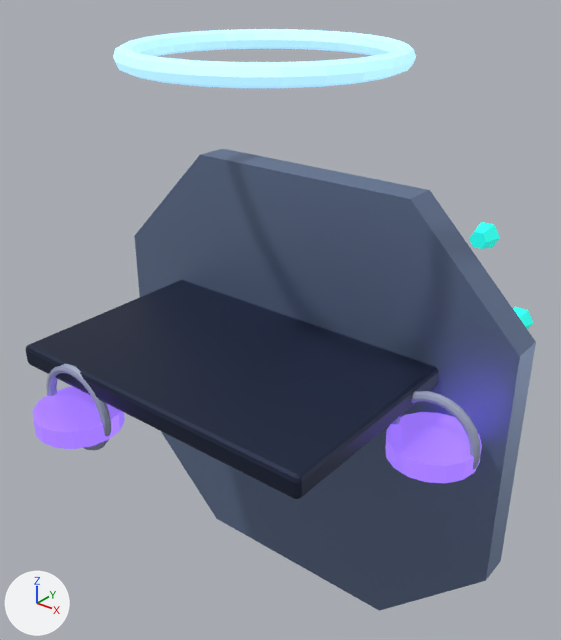
The Blender file assets/models/source/buildings/factions/lumen_core.blend as it was, and as the next commit left it.
The view is the same before and after, from a 50 mm camera at (2.45, -2.94, 2.42) aimed at (-0.19, 0.35, 0.38). Every picture has the same lights, and +X, +Y and +Z are marked at lower left. The older version comes first.

The first picture shows 'Floating central armor slab', 'Flux suspension pad', 'Flux suspension pad.002', 'Geometric levitation plinth', 'Magnetic containment lip', 'Magnetic containment lip.002', 'Prismatic scan ring' and 2 more.
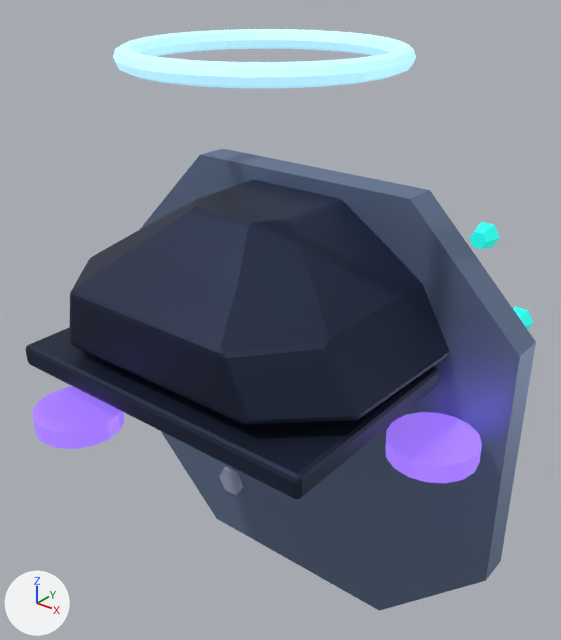
Diff of the bpy script that builds the scene:
```diff
--- a/assets/models/source/buildings/factions/lumen_core.blend.py
+++ b/assets/models/source/buildings/factions/lumen_core.blend.py
@@ me_command_lattice___faceted_levitation_vault___designed_hard_surface_mesh @@
+me_command_lattice___faceted_levitation_vault___designed_hard_surface_mesh.from_pydata(...)  # 40 vertices, 34 faces; spans x -0.99..0.99, y -0.9..0.98, z 0.43..1.25
+me_command_lattice___faceted_levitation_vault___designed_hard_surface_mesh.materials.append(mat_lumen___dark)  # dark blue #2c354d
@@ me_faceted_gravitic_foot___facet_mesh_002 @@
+me_faceted_gravitic_foot___facet_mesh_002.from_pydata(...)  # 18 vertices, 14 faces; spans x -0.684..-0.364, y 0.22..0.49, z -1.047..-0.77
+me_faceted_gravitic_foot___facet_mesh_002.materials.append(mat_lumen___light)  # greyish blue #a6adc8
@@ ob_magnetic_containment_lip @@
-ob_magnetic_containment_lip = bpy.data.objects.new('Magnetic containment lip', me_torus_015)
-ob_magnetic_containment_lip.parent = ob_solarit___lumen___core
-ob_magnetic_containment_lip.location = (1.049, 0.0, 0.25)
-ob_magnetic_containment_lip.rotation_euler = (1.571, 0.0, 0.0)  # degrees (90, 0, 0)
@@ ob_magnetic_containment_lip_002 @@
-ob_magnetic_containment_lip_002 = bpy.data.objects.new('Magnetic containment lip.002', me_torus_017)
-ob_magnetic_containment_lip_002.parent = ob_solarit___lumen___core
-ob_magnetic_containment_lip_002.location = (-0.524, -0.908, 0.25)
-ob_magnetic_containment_lip_002.rotation_euler = (1.571, 0.0, 0.0)  # degrees (90, 0, 0)
@@ ob_command_lattice___faceted_levitation_vault @@
+ob_command_lattice___faceted_levitation_vault = bpy.data.objects.new('Command lattice · faceted levitation vault', me_command_lattice___faceted_levitation_vault___designed_hard_surface_mesh)
+ob_command_lattice___faceted_levitation_vault.parent = ob_solarit___lumen___core
+ob_command_lattice___faceted_levitation_vault.location = (0.0, 0.0, 0.0)
+_m = ob_command_lattice___faceted_levitation_vault.modifiers.new('Small machined edge highlights', 'BEVEL')
+_m.width = 0.0246
+_m.width_pct = 0.0246
+_m.segments = 2
+_m = ob_command_lattice___faceted_levitation_vault.modifiers.new('Planar surface normals', 'WEIGHTED_NORMAL')
+_m.keep_sharp = True
@@ ob_faceted_gravitic_foot_002 @@
+ob_faceted_gravitic_foot_002 = bpy.data.objects.new('Faceted gravitic foot.002', me_faceted_gravitic_foot___facet_mesh_002)
+ob_faceted_gravitic_foot_002.parent = ob_solarit___lumen___core
+ob_faceted_gravitic_foot_002.location = (0.0, 0.0, 0.0)
```

Changed parts and their boxes (x1, y1, x2, y2) in the pictures (561 x 640 px):
'Command lattice · faceted levitation vault', added (dark blue)
    after: (69, 180, 450, 425)
'Magnetic containment lip', deleted
    before: (390, 391, 481, 483)
'Magnetic containment lip.002', deleted
    before: (46, 364, 111, 450)
'Faceted gravitic foot.002', added
    after: (219, 467, 244, 495)
'Floating central armor slab', unchanged, covered by the edit
    before: (26, 280, 438, 499)
    after: (26, 327, 438, 499)
